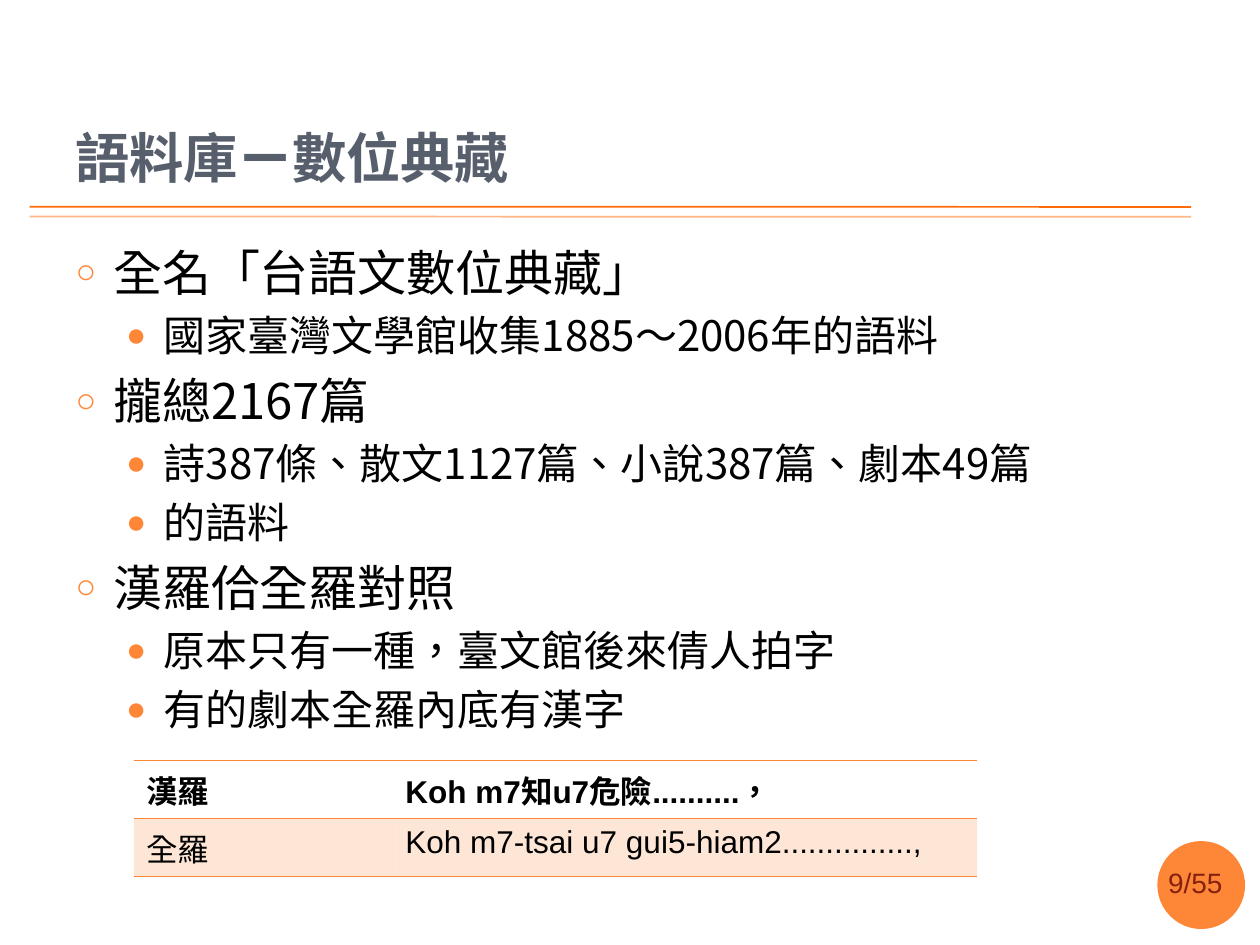
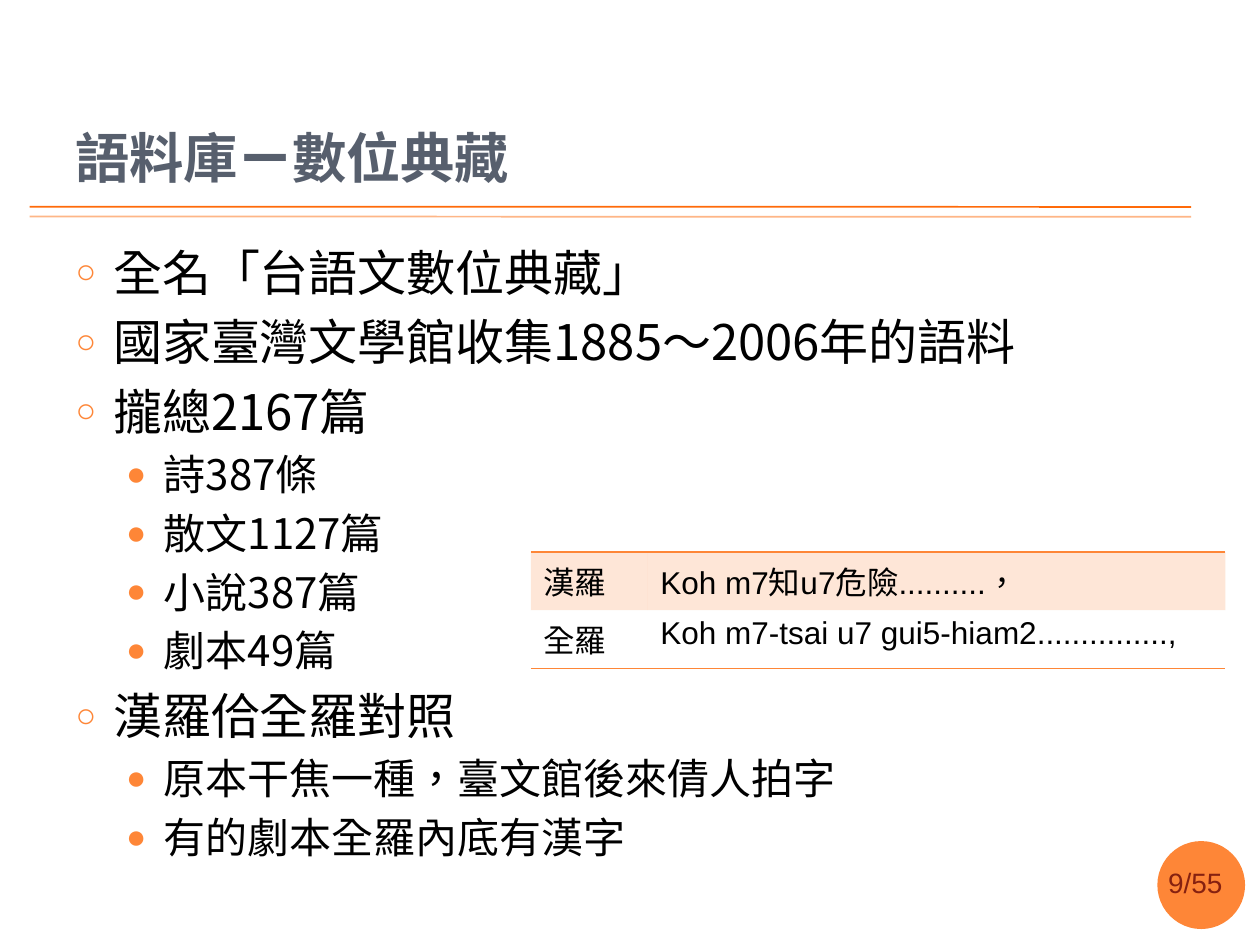
Before and after one commit to sih4sing5hong5/po3-ko3_tau5-iann2-phinn3, a slide deck: slide 9 of 翻譯報告.pptx. Drawn at 1260x945 pixels with LibreOffice and Linux fonts; fonts in the diff are those of the drawing; background and template pictures are left out. Boxes give left, top, right and bottom in pixels: in the first picture for what was removed or moved away, otherwise in the second. Text is boxed around its words. In the diff, an @@ line names an element or a change of style, - is before the commit and + after.

```diff
--- a/翻譯報告.pptx
+++ b/翻譯報告.pptx
@@ text at [113,318,1015,364]: size 24 to 28 pt in "國家臺灣文學館收集1885～2006年的語料"; bullet ● to ○; list level 2 to 1 in "國家臺灣文學館收集1885～2006年的語料" @@
@@ text at [164,454,383,670]: text changed @@
-  ● 詩387條、散文1127篇、小說387篇、劇本49篇
-  ● 的語料
+  ● 詩387條
+  ● 散文1127篇
+  ● 小說387篇
+  ● 劇本49篇
@@ table at [530,552,1225,659] @@
@@ fill none to #FE8637 at 20% opacity in row 1 @@
@@ fill #FE8637 at 20% opacity to none in row 2 @@
@@ bold off in "漢羅", "Koh m7知u7危險..........，" @@
@@ borders changed @@
@@ table: place and size @@
-table at [134,760,978,868]
+table at [530,552,1225,659]
@@ text at [164,758,836,798]: text changed @@
-  ● 原本只有一種，臺文館後來倩人拍字
+  ● 原本干焦一種，臺文館後來倩人拍字
```
Also in this commit, not shown: 10 other slides changed, 1 slide removed.
